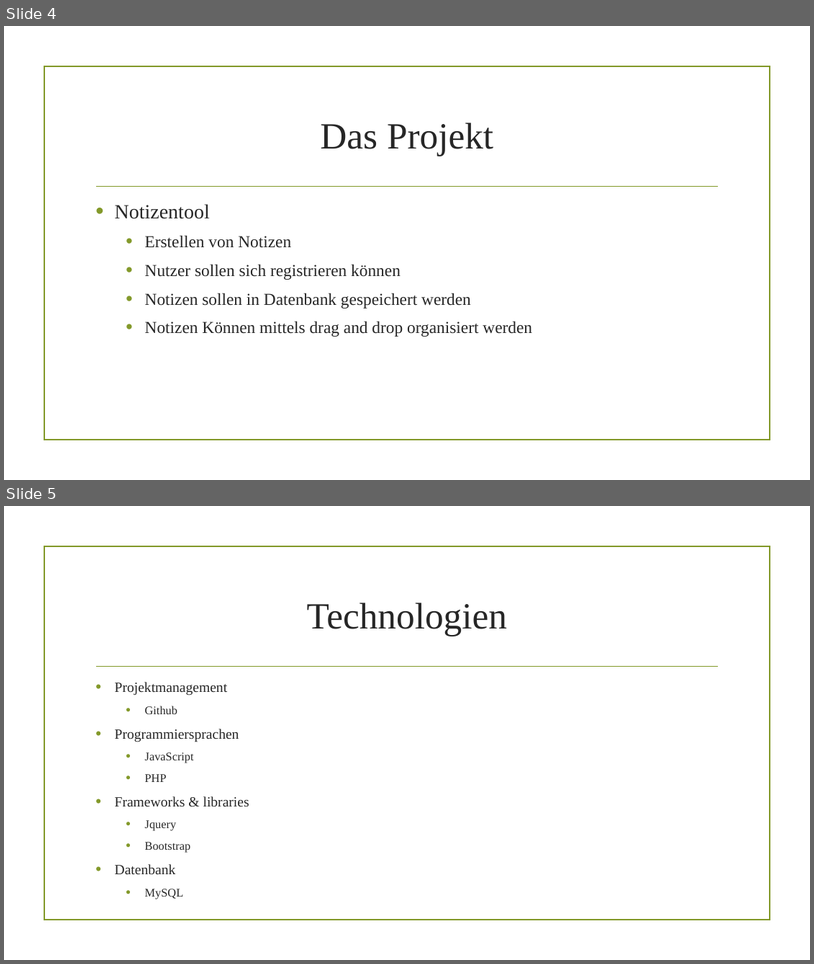
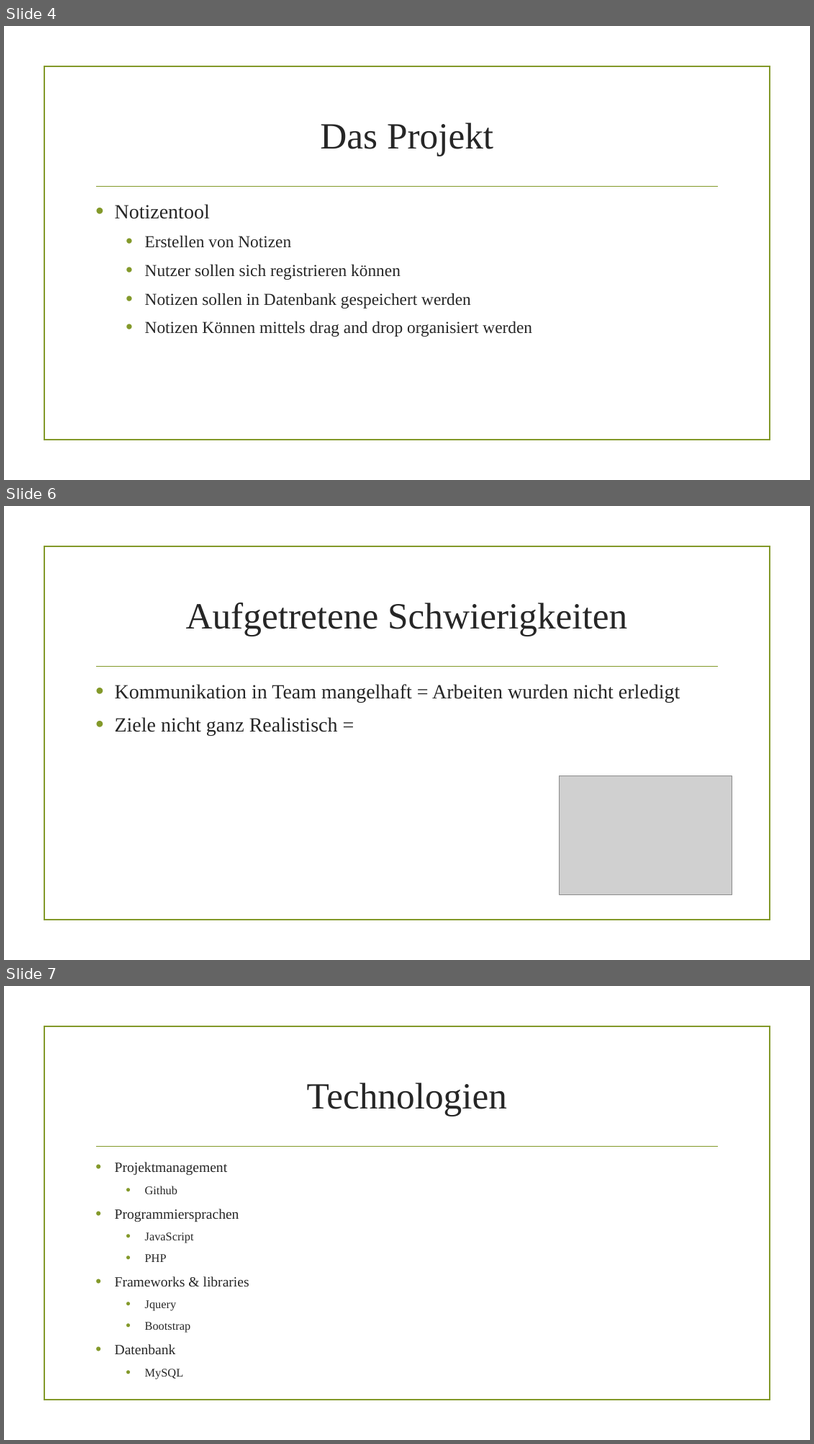
Before and after one commit to danielHPeters/QuickNote, a slide deck: docs/M306-AP15a-Peters-Pra-171030-Projekt Präsentation.pptx. Shown one above the other, each under a label of ours: slides 4 and 5 before the commit, slides 4, 6 and 7 after it; the slides between them are not shown. The pictures are 814x964 and 814x1444 pixels, drawn with LibreOffice and Linux fonts; fonts in the diff are those of the drawing; grey boxes stand for pictures; background and template pictures are left out. Boxes give left, top, right and bottom in pixels: in the first picture for what was removed or moved away, otherwise in the second. Text is boxed around its words. In the diff, an @@ line names an element or a change of style, - is before the commit and + after.

```diff
--- a/docs/M306-AP15a-Peters-Pra-171030-Projekt Präsentation.pptx
+++ b/docs/M306-AP15a-Peters-Pra-171030-Projekt Präsentation.pptx
@@ slide 6 added at <box>4,506,810,960</box>, background picture (left out); not listed: 2 template elements that a slide beside it also shows @@
@@ title added at <box>186,602,628,636</box>, 44 pt, text #262626 @@
+Aufgetretene Schwierigkeiten
@@ text added at <box>115,684,680,735</box>, 24 pt, text #262626 @@
+• Kommunikation in Team mangelhaft = Arbeiten wurden nicht erledigt
+• Ziele nicht ganz Realistisch =
@@ picture added at <box>559,776,733,895</box> @@
@@ what was slide 5 is now slide 7 @@
```
Also in this commit, not shown: 1 slide changed, 4 other slides added, 7 other files.
